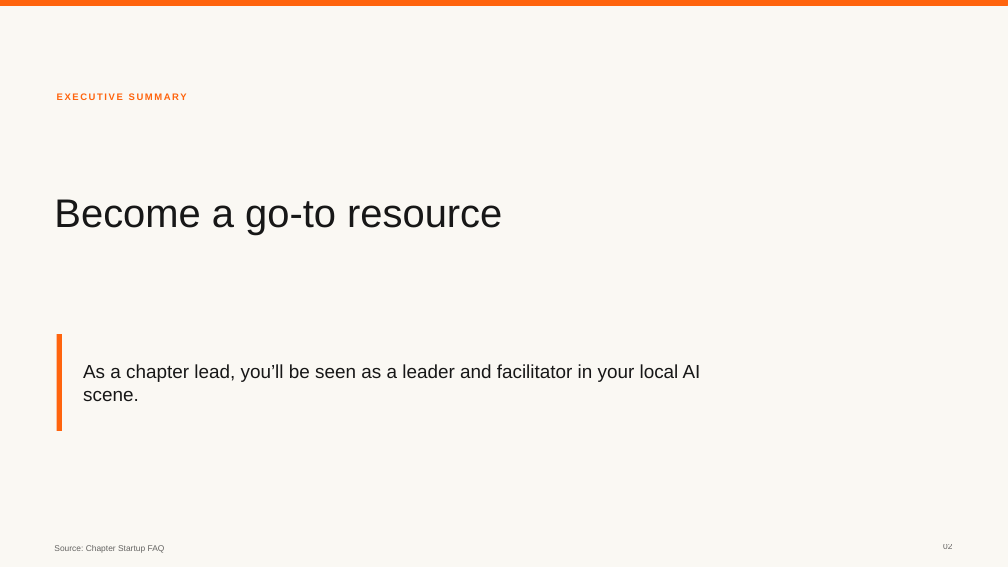
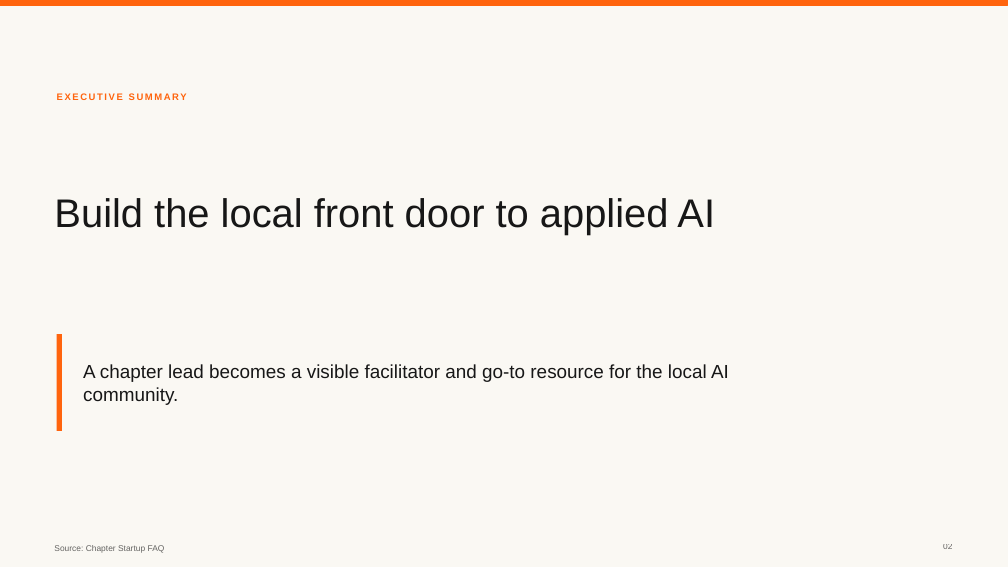
Before and after one commit to daniel-p-green/OAI-Build-Week-2026, a slide deck: slide 2 of artifacts/spikes/intent-profile-review-2026-07-15/board-presentation.pptx. Drawn at 1008x567 pixels with LibreOffice and Linux fonts; fonts in the diff are those of the drawing. Boxes give left, top, right and bottom in pixels: in the first picture for what was removed or moved away, otherwise in the second. Text is boxed around its words. In the diff, an @@ line names an element or a change of style, - is before the commit and + after.

```diff
--- a/artifacts/spikes/intent-profile-review-2026-07-15/board-presentation.pptx
+++ b/artifacts/spikes/intent-profile-review-2026-07-15/board-presentation.pptx
@@ text at [54,198,715,235]: text changed @@
-Become a go-to resource
+Build the local front door to applied AI
@@ text at [83,364,729,405]: text changed @@
-As a chapter lead, you’ll be seen as a leader and facilitator in your local AI scene.
+A chapter lead becomes a visible facilitator and go-to resource for the local AI community.
```
Also in this commit, not shown: 2 other slides changed, 6 slides added, 2 slides removed, 44 other files.
